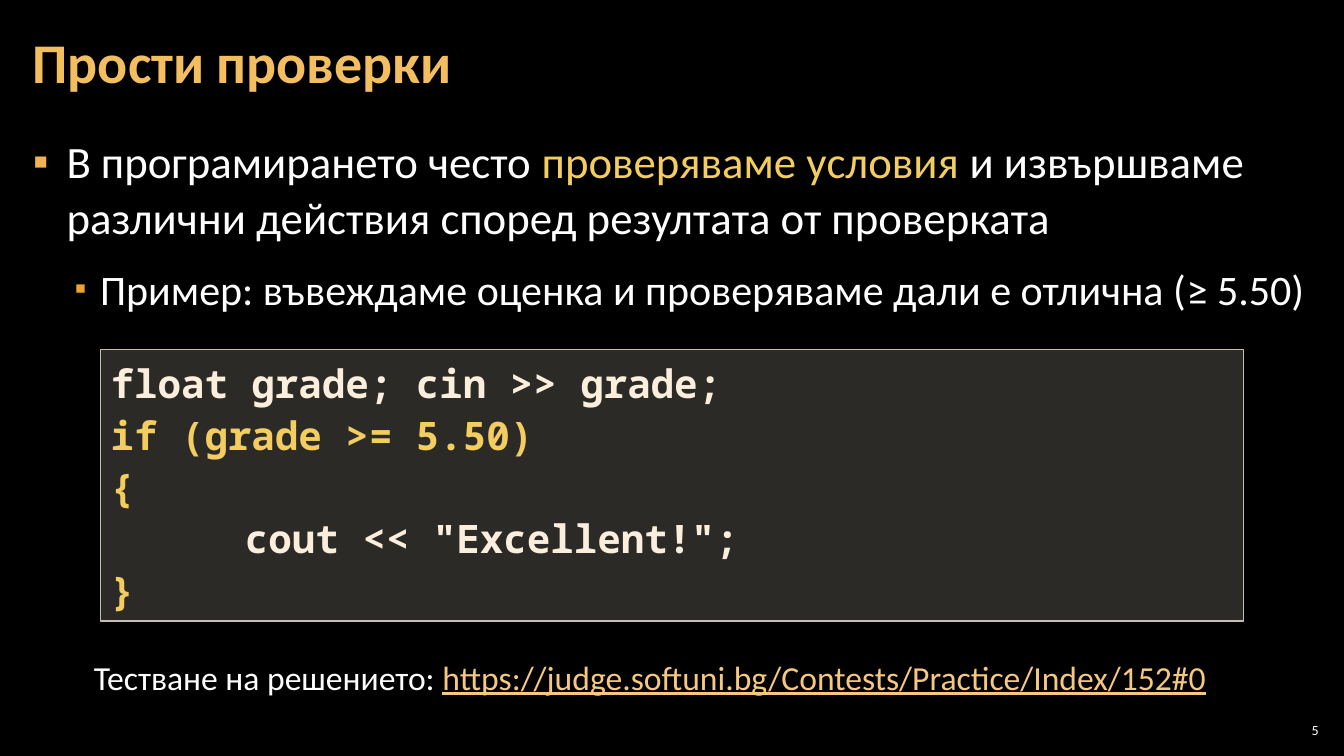
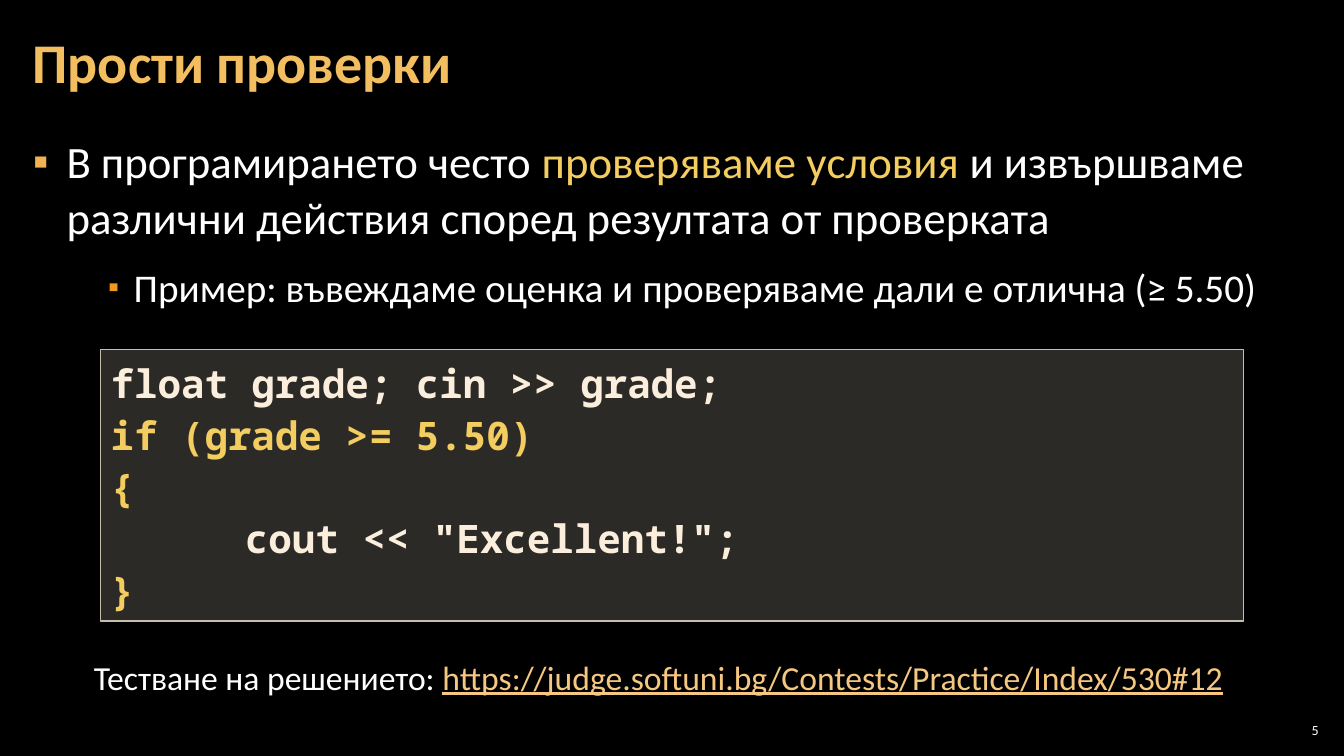
Before and after one commit to Software-University/C-plus-plus, a slide deck: slide 5 of 3. Simple-Conditions/3. Simple-Conditions.pptx. Drawn at 1344x756 pixels with LibreOffice and Linux fonts; fonts in the diff are those of the drawing; background and template pictures are left out. Boxes give left, top, right and bottom in pixels: in the first picture for what was removed or moved away, otherwise in the second. Text is boxed around its words. In the diff, an @@ line names an element or a change of style, - is before the commit and + after.

```diff
--- a/3. Simple-Conditions/3. Simple-Conditions.pptx
+++ b/3. Simple-Conditions/3. Simple-Conditions.pptx
@@ text at [134, 273, 1256, 309]: size 30 to 28 pt in "Пример: въвеждаме оценка и проверяваме дали е ..."; list level 2 to 3 in "Пример: въвеждаме оценка и проверяваме ..."; bullet colour #F0A22E to #EF9A1D @@
@@ text at [94, 666, 1222, 696]: text changed @@
-Тестване на решението: https://judge.softuni.bg/Contests/Practice/Index/152#0
+Тестване на решението: https://judge.softuni.bg/Contests/Practice/Index/530#12
```
Also in this commit, not shown: 7 other slides changed, 3 other files.
